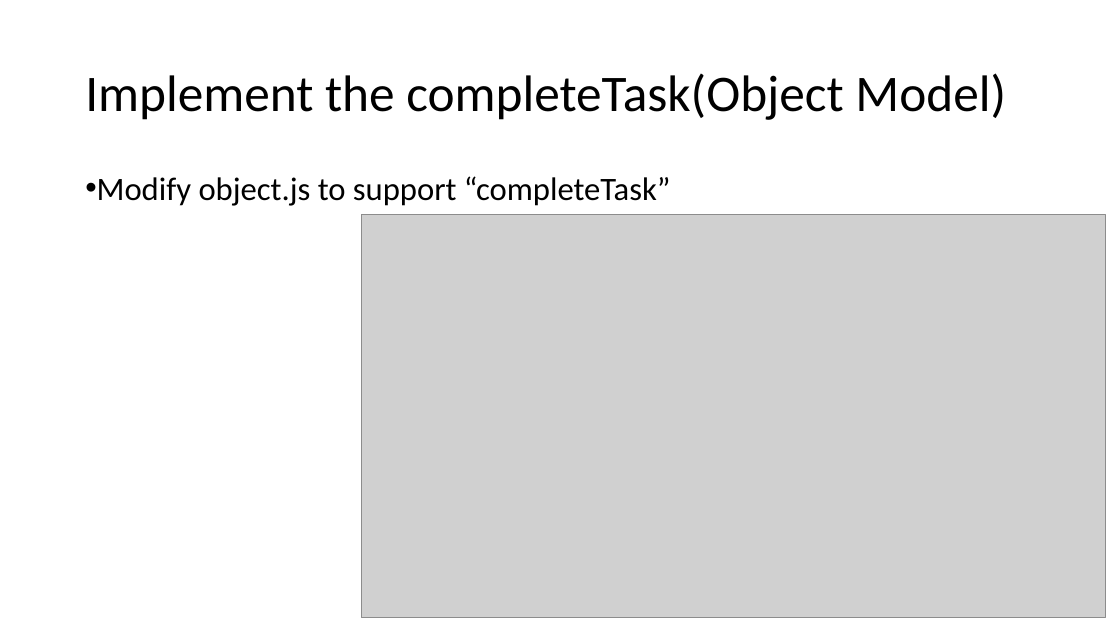
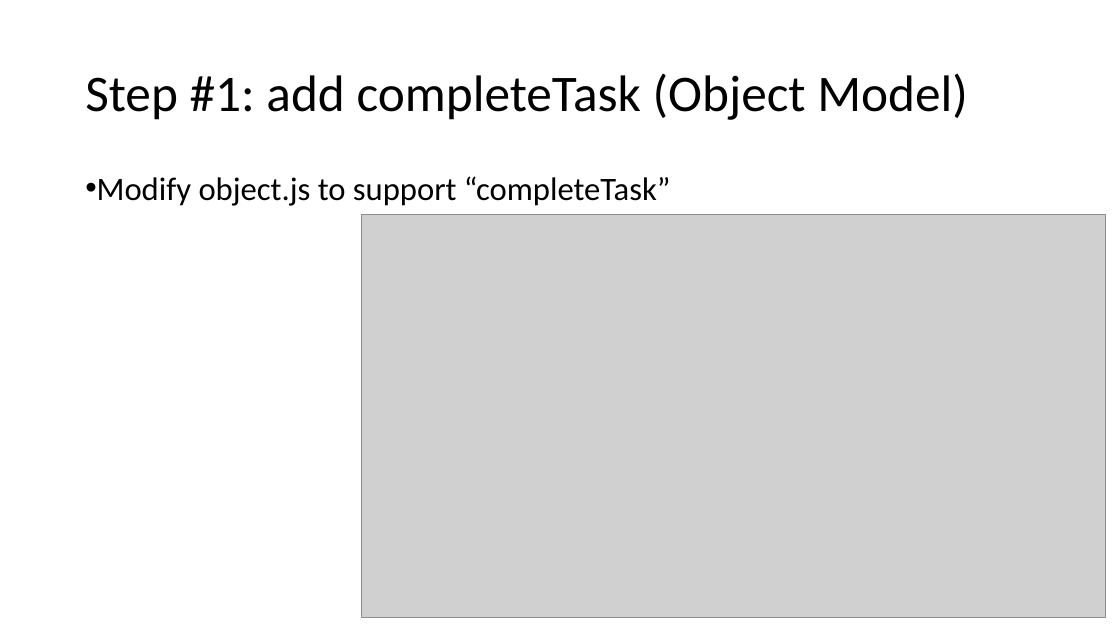
Before and after one commit to apiacademy/2016-04-qcon-sao-paulo, a slide deck: slide 4 of slides/03-x-resources-exercise.pptx. Drawn at 1120x630 pixels with LibreOffice and Linux fonts; fonts in the diff are those of the drawing; grey boxes stand for pictures. Boxes give left, top, right and bottom in pixels: in the first picture for what was removed or moved away, otherwise in the second. Text is boxed around its words. In the diff, an @@ line names an element or a change of style, - is before the commit and + after.

Commit message:
update slides

```diff
--- a/slides/03-x-resources-exercise.pptx
+++ b/slides/03-x-resources-exercise.pptx
@@ text at (85, 73, 968, 120): text changed @@
-Implement the completeTask(Object Model)
+Step #1: add completeTask (Object Model)
```
Also in this commit, not shown: 1 other slide changed, 3 other files.
